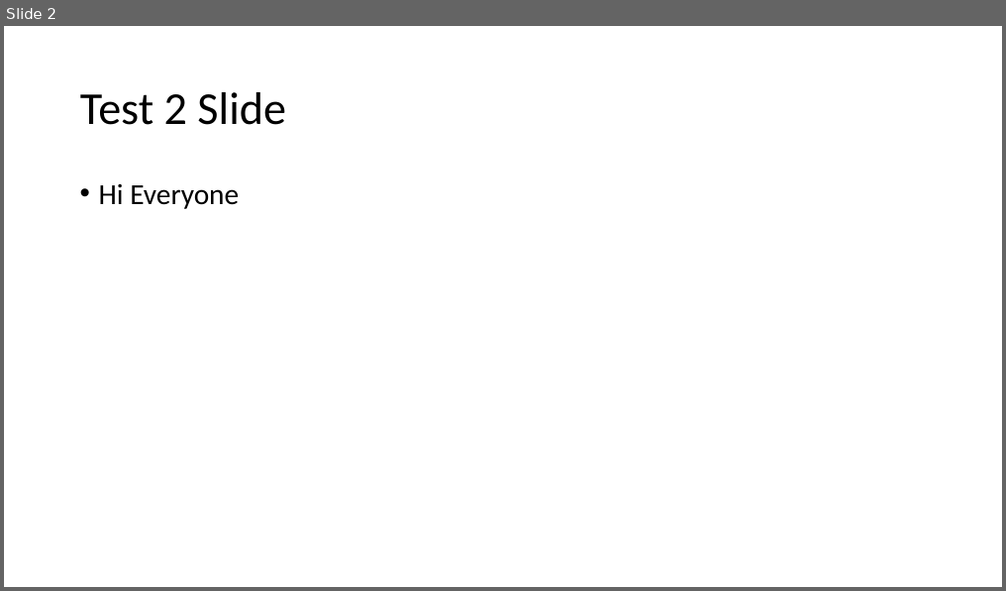
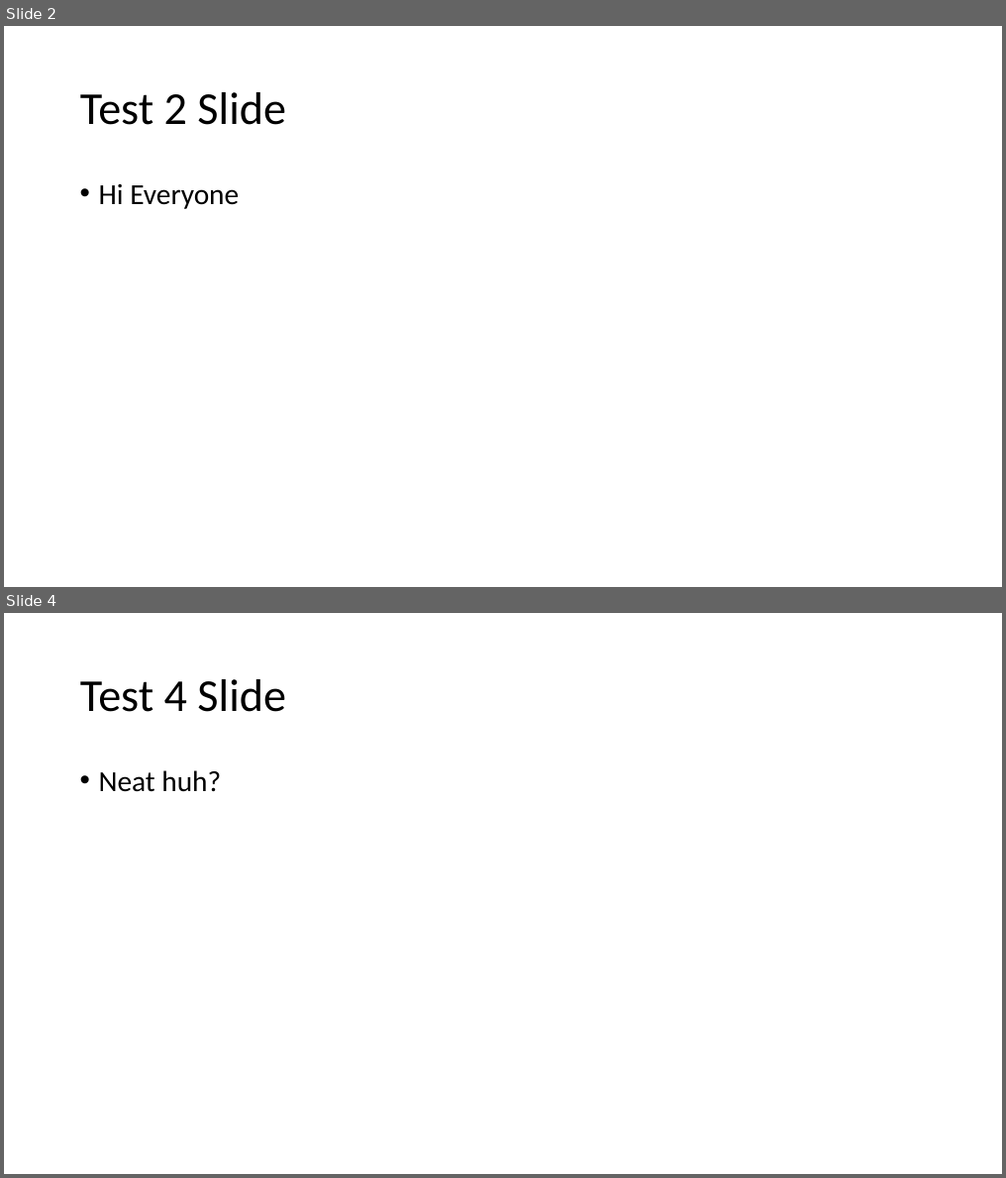
Before and after one commit to Wolframhart2009/PresentationPilot, a slide deck: Client Stuff/test.ppt. Shown one above the other, each under a label of ours: slide 2 before the commit, slides 2 and 4 after it; the slides between them are not shown. The pictures are 1006x591 and 1006x1178 pixels, drawn with LibreOffice and Linux fonts; fonts in the diff are those of the drawing. Boxes give left, top, right and bottom in pixels: in the first picture for what was removed or moved away, otherwise in the second. Text is boxed around its words. In the diff, an @@ line names an element or a change of style, - is before the commit and + after.

```diff
--- a/Client Stuff/test.ppt
+++ b/Client Stuff/test.ppt
@@ slide 4 added at [4,613,1002,1174], background #FFFFFF @@
@@ title added at [80,679,286,712], 44 pt, text #000000 @@
+Test 4 Slide
@@ text added at [99,770,221,792], 28 pt, text #000000 @@
+• Neat huh?
```
Also in this commit, not shown: 1 other slide added, 3 other files.
